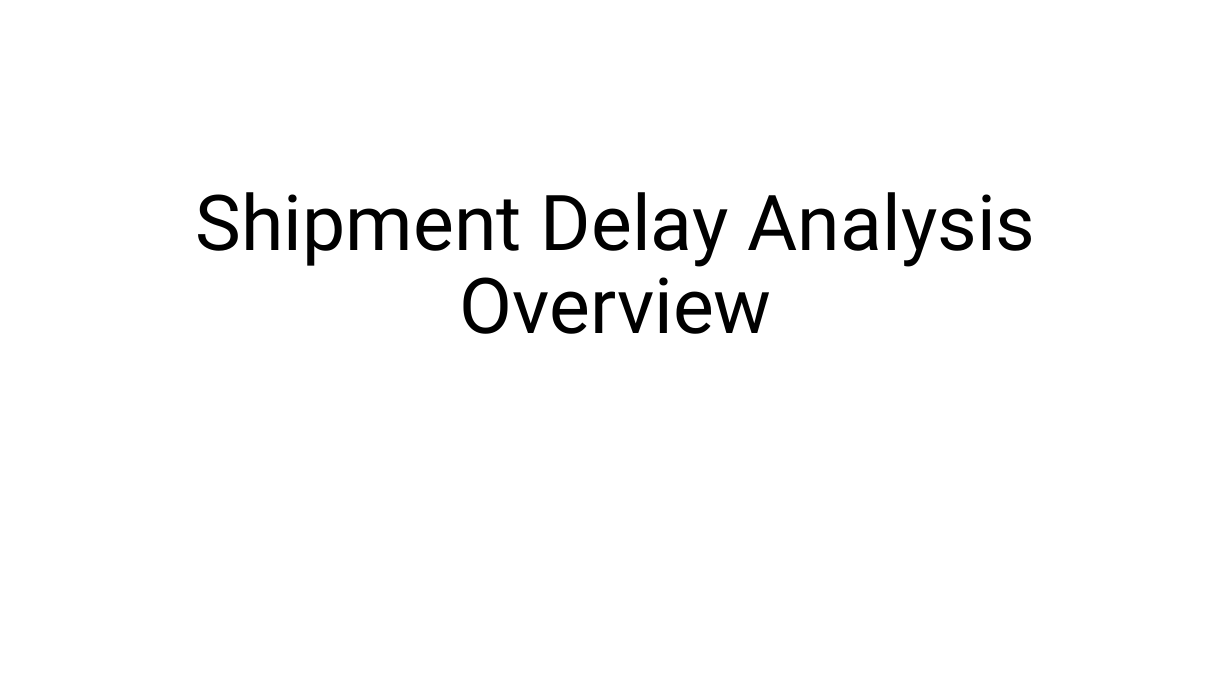
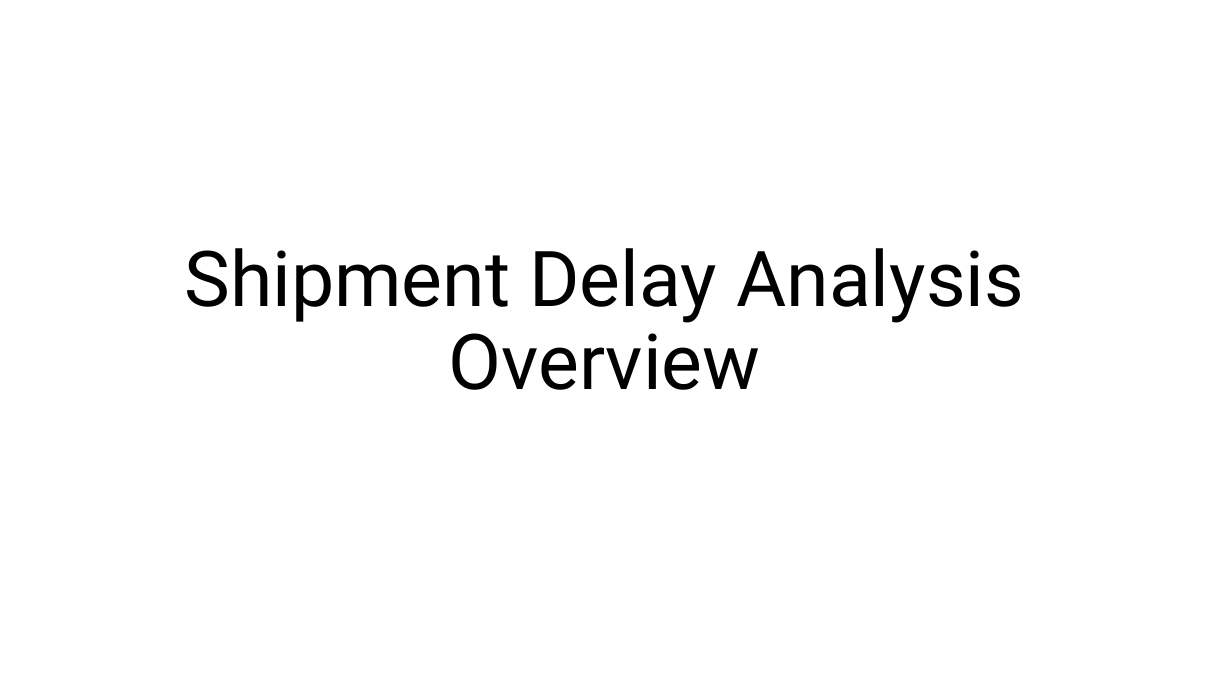
Before and after one commit to dansileshi/Shipment-Delay-Analysis, a slide deck: slide 1 of Shipment Delay Analysis Overview.pptx. Drawn at 1232x693 pixels with LibreOffice and Linux fonts; fonts in the diff are those of the drawing. Boxes give left, top, right and bottom in pixels: in the first picture for what was removed or moved away, otherwise in the second. Text is boxed around its words. In the diff, an @@ line names an element or a change of style, - is before the commit and + after.

```diff
--- a/Shipment Delay Analysis Overview.pptx
+++ b/Shipment Delay Analysis Overview.pptx
@@ title "Shipment Delay Analysis Overview": place and size @@
-title "Shipment Delay Analysis Overview" at (196, 192, 1036, 334)
+title "Shipment Delay Analysis Overview" at (184, 248, 1024, 390)
```
Also in this commit, not shown: 6 other slides changed, 2 slides added, 8 slides removed, 9 other files.
